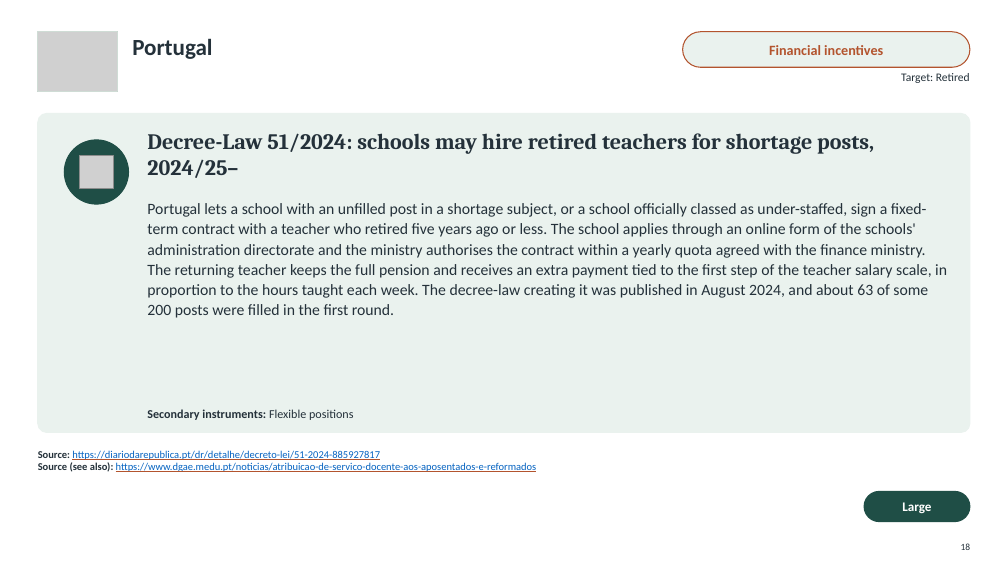
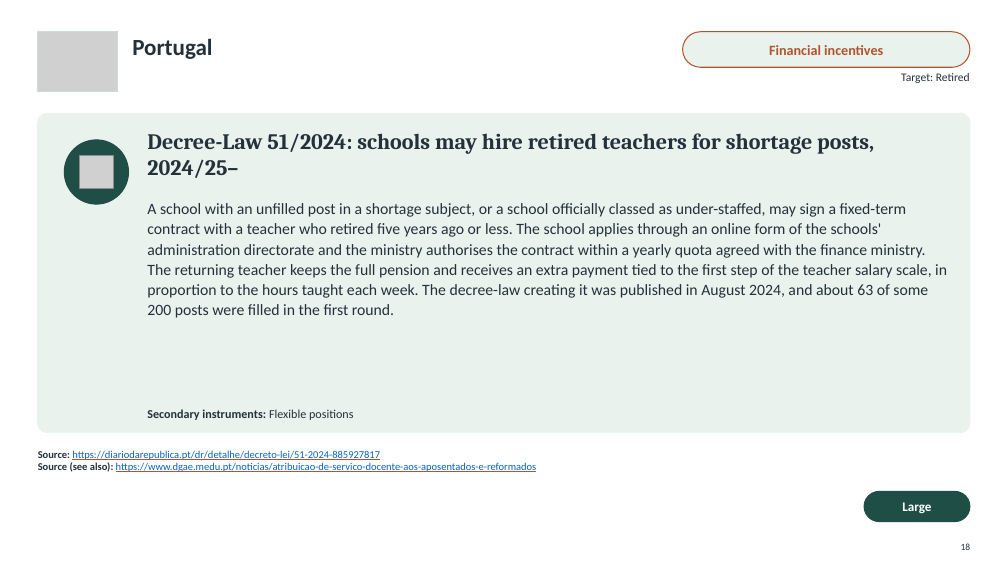
Before and after one commit to jedr1-ship-it/Alternative-Pathways----Quant, a slide deck: slide 18 of policies/Re-attracting_Former_Teachers.pptx. Drawn at 1008x567 pixels with LibreOffice and Linux fonts; fonts in the diff are those of the drawing; grey boxes stand for pictures. Boxes give left, top, right and bottom in pixels: in the first picture for what was removed or moved away, otherwise in the second. Text is boxed around its words. In the diff, an @@ line names an element or a change of style, - is before the commit and + after.

```diff
--- a/policies/Re-attracting_Former_Teachers.pptx
+++ b/policies/Re-attracting_Former_Teachers.pptx
@@ text at bbox=[147, 203, 947, 318]: text changed @@
-Portugal lets a school with an unfilled post in a shortage subject, or a school officially classed as under-staffed, sign a fixed-term contract with a teacher who retired five years ago or less. The school applies through an online form of the schools' administration directorate and the ministry authorises the contract within a yearly quota agreed with the finance ministry. The returning teacher keeps the full pension and receives an extra payment tied to the first step of the teacher salary scale, in proportion to the hours taught each week. The decree-law creating it was published in August 2024, and about 63 of some 200 posts were filled in the first round.
+A school with an unfilled post in a shortage subject, or a school officially classed as under-staffed, may sign a fixed-term contract with a teacher who retired five years ago or less. The school applies through an online form of the schools' administration directorate and the ministry authorises the contract within a yearly quota agreed with the finance ministry. The returning teacher keeps the full pension and receives an extra payment tied to the first step of the teacher salary scale, in proportion to the hours taught each week. The decree-law creating it was published in August 2024, and about 63 of some 200 posts were filled in the first round.
```
Also in this commit, not shown: 27 other slides changed, 2 other files.
